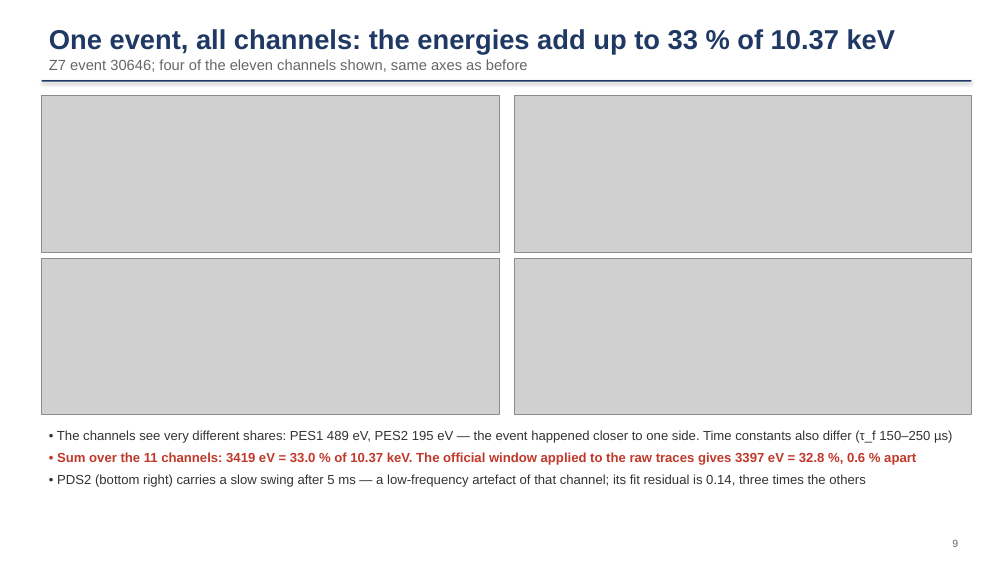
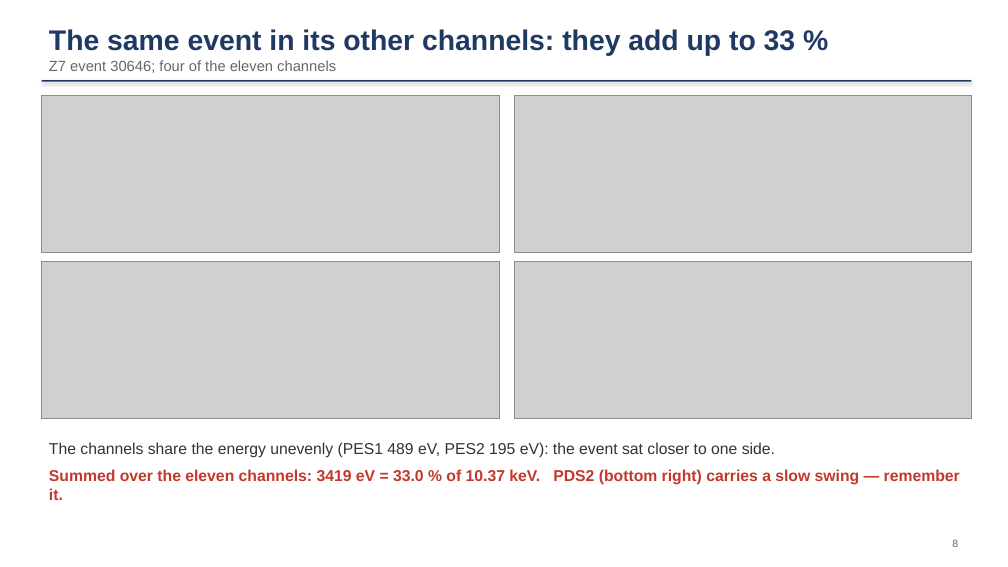
Before and after one commit to ZhihengLi0/urop, a slide deck: slide 8 of snolab/collection_efficiency/presentation/SNOLAB_R4_collection_efficiency_20260910.pptx (slide 9 before the commit). Drawn at 1008x567 pixels with LibreOffice and Linux fonts; fonts in the diff are those of the drawing; grey boxes stand for pictures. Boxes give left, top, right and bottom in pixels: in the first picture for what was removed or moved away, otherwise in the second. Text is boxed around its words. In the diff, an @@ line names an element or a change of style, - is before the commit and + after.

```diff
--- a/snolab/collection_efficiency/presentation/SNOLAB_R4_collection_efficiency_20260910.pptx
+++ b/snolab/collection_efficiency/presentation/SNOLAB_R4_collection_efficiency_20260910.pptx
@@ text at (49, 29, 796, 73): text changed; size 14 to 27 pt; text colour #666666 to #1F3864; bold on @@
-One event, all channels: the energies add up to 33 % of 10.37 keV
-Z7 event 30646; four of the eleven channels shown, same axes as before
+The same event in its other channels: they add up to 33 %
+Z7 event 30646; four of the eleven channels
@@ picture: place and size @@
-picture at (42, 258, 499, 414)
+picture at (42, 262, 499, 418)
@@ picture: place and size @@
-picture at (514, 258, 972, 414)
+picture at (514, 262, 972, 418)
@@ text at (49, 442, 960, 500): text changed; size 12.5 to 15 pt; text colour #333333 to #C0392B; bold on @@
-• The channels see very different shares: PES1 489 eV, PES2 195 eV — the event happened closer to one side. Time constants also differ (τ_f 150–250 µs)
-• Sum over the 11 channels: 3419 eV = 33.0 % of 10.37 keV. The official window applied to the raw traces gives 3397 eV = 32.8 %, 0.6 % apart
-• PDS2 (bottom right) carries a slow swing after 5 ms — a low-frequency artefact of that channel; its fit residual is 0.14, three times the others
+The channels share the energy unevenly (PES1 489 eV, PES2 195 eV): the event sat closer to one side.
+Summed over the eleven channels: 3419 eV = 33.0 % of 10.37 keV. PDS2 (bottom right) carries a slow swing — remember it.
```
Also in this commit, not shown: 14 other slides changed, 2 slides added, 7 slides removed, 5 other files.
